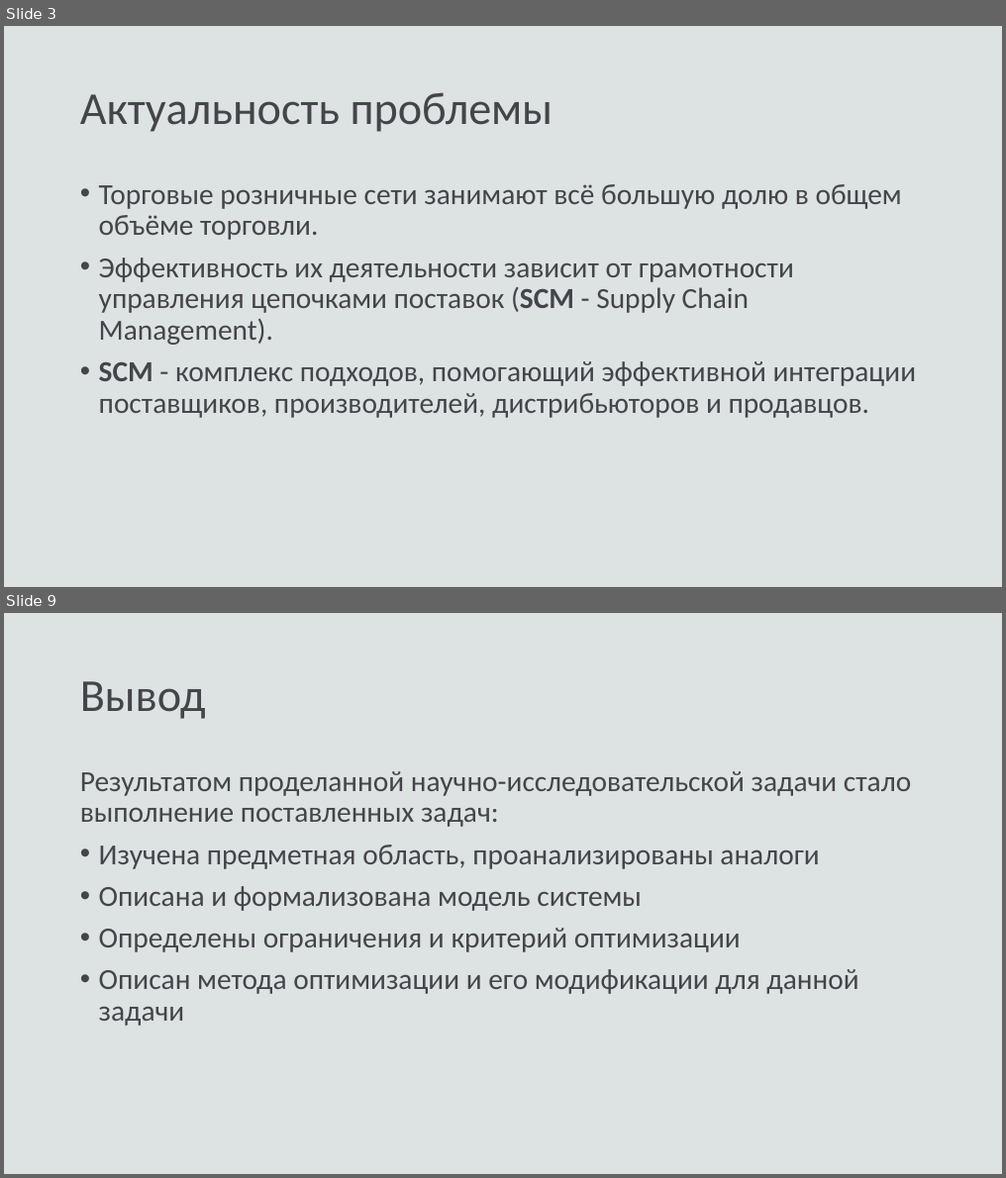
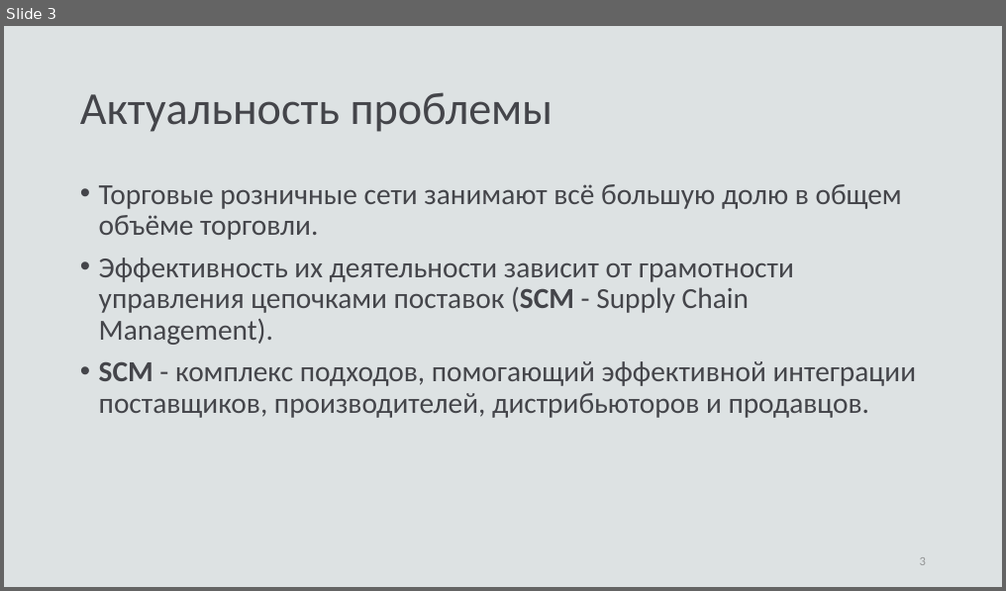
Before and after one commit to fairay/BachelorDiploma, a slide deck: presentation.pptx. Shown one above the other, each under a label of ours: slides 3 and 9 before the commit, slide 3 after it; the slides between them are not shown. The pictures are 1006x1178 and 1006x591 pixels, drawn with LibreOffice and Linux fonts; fonts in the diff are those of the drawing. Boxes give left, top, right and bottom in pixels: in the first picture for what was removed or moved away, otherwise in the second. Text is boxed around its words. In the diff, an @@ line names an element or a change of style, - is before the commit and + after.

```diff
--- a/presentation.pptx
+++ b/presentation.pptx
@@ slide 9 removed at (x1=4, y1=613, x2=1002, y2=1174), background #DDE2E3 @@
@@ title removed at (x1=80, y1=681, x2=206, y2=719) @@
-Вывод
@@ text removed at (x1=80, y1=771, x2=911, y2=1026) @@
-Результатом проделанной научно-исследовательской задачи стало выполнение поставленных задач:
-• Изучена предметная область, проанализированы аналоги
-• Описана и формализована модель системы
-• Определены ограничения и критерий оптимизации
-• Описан метода оптимизации и его модификации для данной задачи
@@ slide 3 changed as well @@
@@ page number added at (x1=920, y1=558, x2=926, y2=566), 12 pt, text #949496 @@
+3
```
Also in this commit, not shown: 2 other slides changed, 14 slides added, 5 other slides removed, 31 other files.
